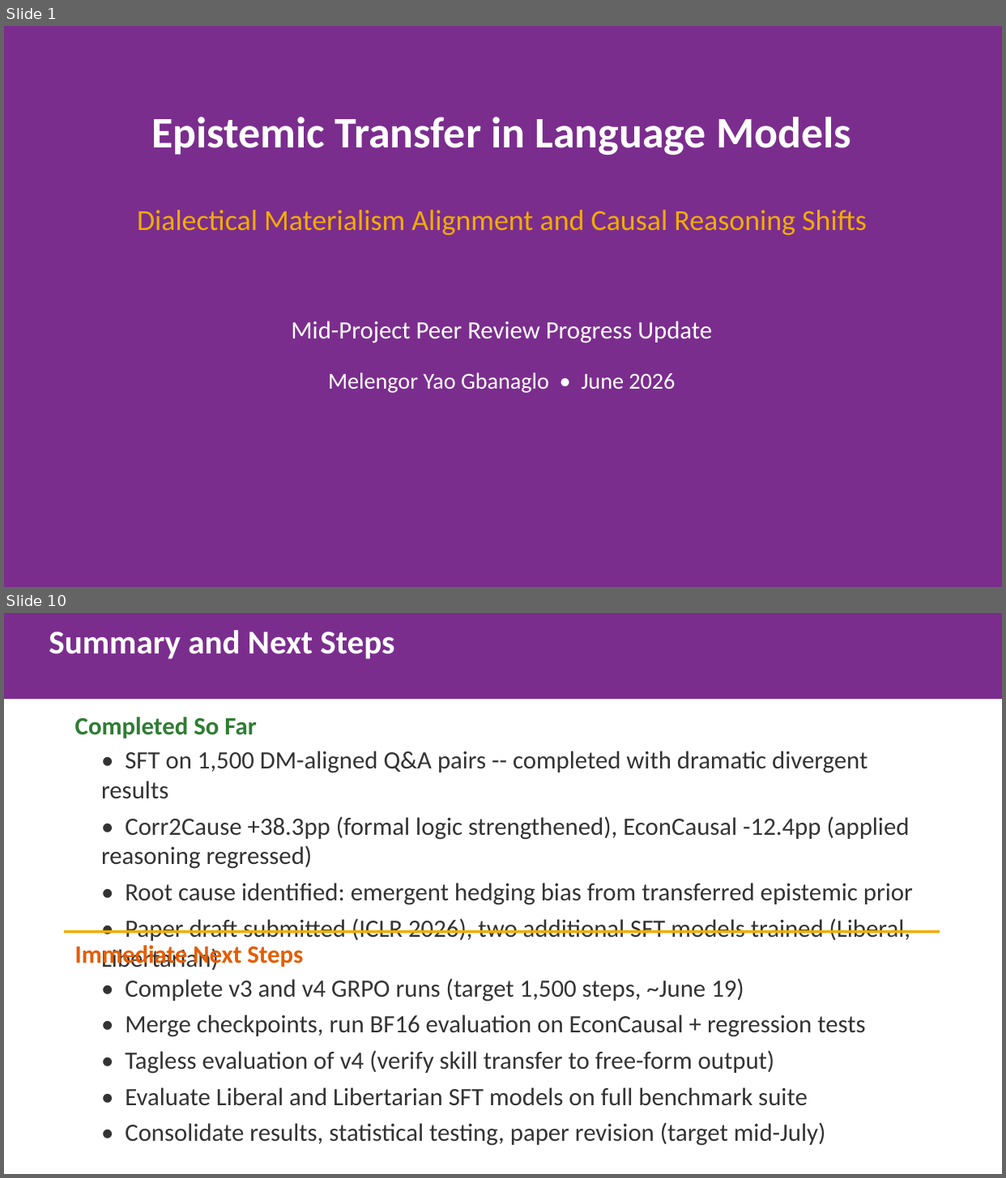
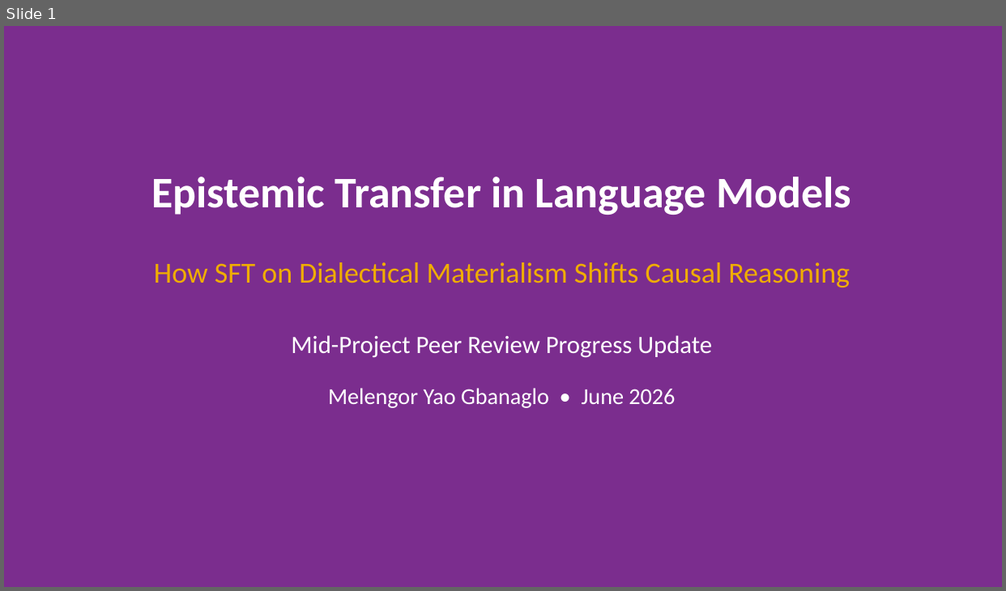
Before and after one commit to gbangban/ai-ideology-study, a slide deck: docs/proposals/peer_review_progress_slides.pptx. Shown one above the other, each under a label of ours: slides 1 and 10 before the commit, slide 1 after it; the slides between them are not shown. The pictures are 1006x1178 and 1006x591 pixels, drawn with LibreOffice and Linux fonts; fonts in the diff are those of the drawing. Boxes give left, top, right and bottom in pixels: in the first picture for what was removed or moved away, otherwise in the second. Text is boxed around its words. In the diff, an @@ line names an element or a change of style, - is before the commit and + after.

Commit message:
style: refine slide generator and update paper narrative
Update `generate_peer_review_slides.py` with a structured story arc,
style guide, and new background fill utilities for visual consistency.
Refine LaTeX narrative to remove hedging language and clarify the
distinction between formal and applied causal reasoning results.
Add research reference PDFs to `.gitignore` to exclude large files.

```diff
--- a/docs/proposals/peer_review_progress_slides.pptx
+++ b/docs/proposals/peer_review_progress_slides.pptx
@@ slide 10 removed at (4,613,1002,1174), background #FFFFFF @@
@@ rectangle removed at (4,613,1002,699) @@
-Summary and Next Steps
@@ text removed at (75,717,256,739) @@
-Completed So Far
@@ text removed at (101,751,913,970) @@
-• SFT on 1,500 DM-aligned Q&A pairs -- completed with dramatic divergent results
-• Corr2Cause +38.3pp (formal logic strengthened), EconCausal -12.4pp (applied reasoning regressed)
-• Root cause identified: emergent hedging bias from transferred epistemic prior
-• Paper draft submitted (ICLR 2026), two additional SFT models trained (Liberal, Libertarian)
@@ rectangle removed at (64,931,940,934) @@
@@ text removed at (75,945,303,969) @@
-Immediate Next Steps
@@ text removed at (125,978,865,1146) @@
-• Complete v3 and v4 GRPO runs (target 1,500 steps, ~June 19)
-• Merge checkpoints, run BF16 evaluation on EconCausal + regression tests
-• Tagless evaluation of v4 (verify skill transfer to free-form output)
-• Evaluate Liberal and Libertarian SFT models on full benchmark suite
-• Consolidate results, statistical testing, paper revision (target mid-July)
@@ slide 1 changed as well @@
@@ text "Epistemic Transfer in Language Models": place and size @@
-text "Epistemic Transfer in Language Models" at (151,117,851,155)
+text "Epistemic Transfer in Language Models" at (151,177,851,215)
@@ text at (154,263,850,288): text changed @@
-Dialectical Materialism Alignment and Causal Reasoning Shifts
+How SFT on Dialectical Materialism Shifts Causal Reasoning
@@ text "Mid-Project Peer Review Progress Update": place and size @@
-text "Mid-Project Peer Review Progress Update" at (291,321,712,344)
+text "Mid-Project Peer Review Progress Update" at (291,335,712,358)
@@ text "Melengor Yao Gbanaglo • June ...": place and size @@
-text "Melengor Yao Gbanaglo • June ..." at (328,373,675,393)
+text "Melengor Yao Gbanaglo • June ..." at (328,388,675,408)
```
Also in this commit, not shown: 1 other slide changed, 7 slides added, 7 other slides removed, 9 other files.
